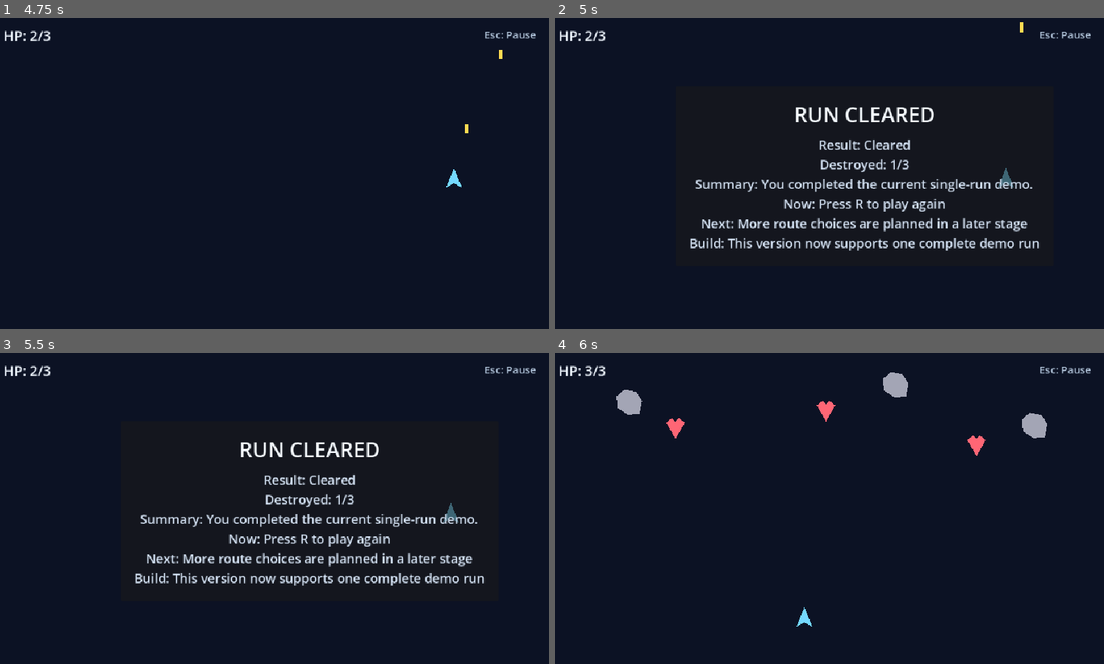
Above: before the commit, frames 1-4 (two rows, left to right).
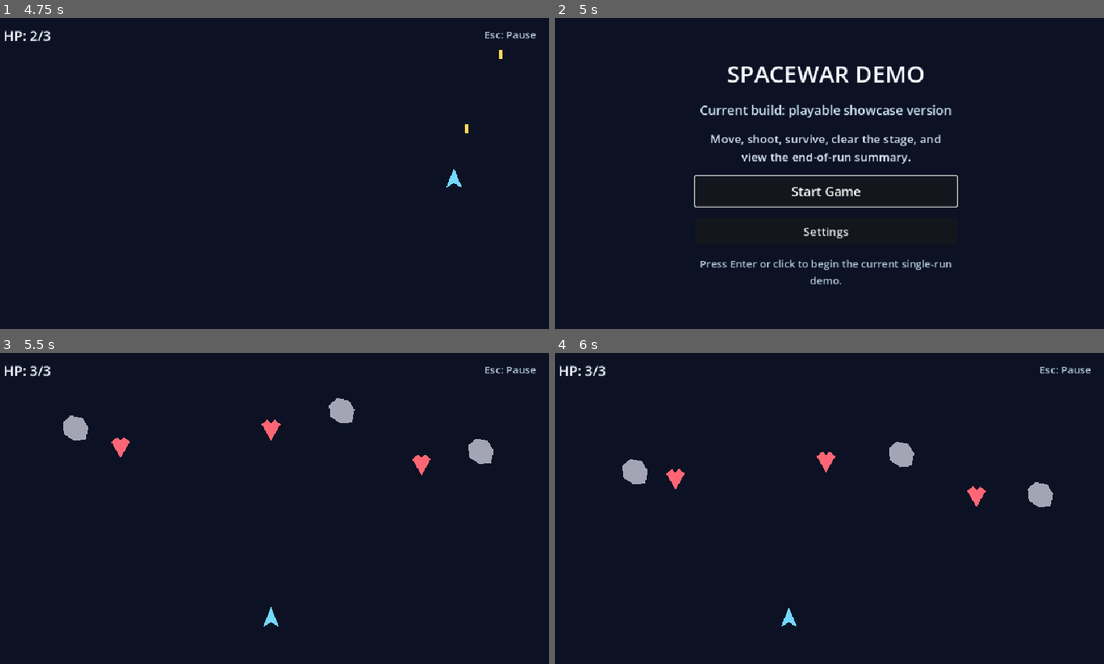
Above: after the commit, the same moments.

Repository: Drew-Z/game-next-spacewar
Game: Godot game, scene res://scenes/main_menu.tscn
The game is run twice, just before and just after one commit, with the same random seed, the same clock (stepped at 60 frames per second) and the same inputs.
Inputs (mouse positions are in pixels of both pictures, inside the frame that each line leads up to):
- Up to frame 1 (4.75 s): click "Start Game" at 0.5 s; tap Enter (ui_accept) at 1.25, 1.52, 2.27, 3.77, 4.52 s; hold Right (ui_right) 1.28-2.03 s; tap R at 1.35, 2.3, 2.85, 3.8 s; tap M at 1.55, 2.1, 3.05, 3.6, 4.55 s; hold Down (ui_down) 2.03-2.78 s; hold Right (ui_right) 2.78-3.53 s; hold Up (ui_up) 3.53-4.28 s; hold Left (ui_left) from 4.28 s (still down); hold Space from 4.28 s (still down)
- Up to frame 2 (5 s): keep holding Left (ui_left); keep holding Space; tap Escape at 4.9 s
- Up to frame 3 (5.5 s): release Left (ui_left) at 5 s; release Space at 5 s; click (269, 527) at 5 s, where only the run after the commit has a clickable "Start Game"
- Up to frame 4 (6 s): hold Left (ui_left) from 5.78 s (still down); tap R at 5.85 s

Frame 1 is identical in both runs. In frame 2, 8.8% of the frame differs, in the area x 0-98%, y 1-86%; in frame 3, 6.1%; in frame 4, 2.6%.
Error after the commit: Cannot call method 'set_input_as_handled' on a null value. (res://scripts/run_result.gd:31)

Commit message:
feat(results): add separate result screen flow

Diff:
--- a/scenes/main.tscn
+++ b/scenes/main.tscn
@@ -55,34 +55,6 @@
 text = "Esc: Pause"
 horizontal_alignment = 2
 
-[node name="ResultPanel" type="PanelContainer" parent="HUD"]
-visible = false
-offset_left = 220.0
-offset_top = 120.0
-offset_right = 740.0
-offset_bottom = 380.0
-
-[node name="MarginContainer" type="MarginContainer" parent="HUD/ResultPanel"]
-theme_override_constants/margin_left = 24
-theme_override_constants/margin_top = 24
-theme_override_constants/margin_right = 24
-theme_override_constants/margin_bottom = 24
-
-[node name="Content" type="VBoxContainer" parent="HUD/ResultPanel/MarginContainer"]
-theme_override_constants/separation = 12
-
-[node name="ResultTitle" type="Label" parent="HUD/ResultPanel/MarginContainer/Content"]
-theme_override_colors/font_color = Color(0.960784, 0.980392, 1, 1)
-theme_override_font_sizes/font_size = 36
-text = "RUN RESULT"
-horizontal_alignment = 1
-
-[node name="ResultBody" type="Label" parent="HUD/ResultPanel/MarginContainer/Content"]
-theme_override_colors/font_color = Color(0.835294, 0.890196, 0.960784, 1)
-theme_override_font_sizes/font_size = 22
-text = "Result: Cleared\nDestroyed: 0/0\nSummary: You completed the current single-run demo.\nNow: Press R to play again\nNext: More route choices are planned in a later stage\nBuild: This version now supports one complete demo run"
-horizontal_alignment = 1
-
 [node name="PausePanel" type="PanelContainer" parent="HUD"]
 visible = false
 offset_left = 260.0
--- /dev/null
+++ b/scenes/run_result.tscn
@@ -0,0 +1,74 @@
+[gd_scene load_steps=2 format=3]
+
+[ext_resource type="Script" path="res://scripts/run_result.gd" id="1"]
+
+[node name="RunResult" type="Control"]
+layout_mode = 3
+anchors_preset = 15
+anchor_right = 1.0
+anchor_bottom = 1.0
+grow_horizontal = 2
+grow_vertical = 2
+script = ExtResource("1")
+
+[node name="Background" type="ColorRect" parent="."]
+layout_mode = 1
+anchors_preset = 15
+anchor_right = 1.0
+anchor_bottom = 1.0
+grow_horizontal = 2
+grow_vertical = 2
+color = Color(0.0470588, 0.0705882, 0.141176, 1)
+
+[node name="MarginContainer" type="MarginContainer" parent="."]
+layout_mode = 1
+anchors_preset = 15
+anchor_right = 1.0
+anchor_bottom = 1.0
+grow_horizontal = 2
+grow_vertical = 2
+theme_override_constants/margin_left = 180
+theme_override_constants/margin_top = 90
+theme_override_constants/margin_right = 180
+theme_override_constants/margin_bottom = 90
+
+[node name="PanelContainer" type="PanelContainer" parent="MarginContainer"]
+layout_mode = 2
+
+[node name="MarginContainer" type="MarginContainer" parent="MarginContainer/PanelContainer"]
+layout_mode = 2
+theme_override_constants/margin_left = 24
+theme_override_constants/margin_top = 24
+theme_override_constants/margin_right = 24
+theme_override_constants/margin_bottom = 24
+
+[node name="Content" type="VBoxContainer" parent="MarginContainer/PanelContainer/MarginContainer"]
+layout_mode = 2
+theme_override_constants/separation = 16
+
+[node name="ResultTitle" type="Label" parent="MarginContainer/PanelContainer/MarginContainer/Content"]
+layout_mode = 2
+theme_override_colors/font_color = Color(0.960784, 0.980392, 1, 1)
+theme_override_font_sizes/font_size = 36
+text = "RUN RESULT"
+horizontal_alignment = 1
+
+[node name="ResultBody" type="Label" parent="MarginContainer/PanelContainer/MarginContainer/Content"]
+layout_mode = 2
+theme_override_colors/font_color = Color(0.835294, 0.890196, 0.960784, 1)
+theme_override_font_sizes/font_size = 22
+text = "Result: Unknown\nDestroyed: 0/0\nSummary: Run data is not ready yet.\nReplay: Press R or select Play Again\nMenu: Press M or select Return to Main Menu\nBuild: Showcase flow update pending"
+horizontal_alignment = 1
+autowrap_mode = 3
+
+[node name="ReplayButton" type="Button" parent="MarginContainer/PanelContainer/MarginContainer/Content"]
+custom_minimum_size = Vector2(0, 48)
+layout_mode = 2
+theme_override_font_sizes/font_size = 20
+text = "Play Again"
+
+[node name="MenuButton" type="Button" parent="MarginContainer/PanelContainer/MarginContainer/Content"]
+custom_minimum_size = Vector2(0, 48)
+layout_mode = 2
+theme_override_font_sizes/font_size = 20
+text = "Return to Main Menu"
--- a/scripts/main.gd
+++ b/scripts/main.gd
@@ -1,11 +1,10 @@
 extends Node2D
+
+const RUN_RESULT_SCENE_PATH := "res://scenes/run_result.tscn"
 
 @onready var player := $Player
 @onready var health_label := $HUD/HealthLabel as Label
 @onready var pause_hint_label := $HUD/PauseHintLabel as Label
-@onready var result_panel := $HUD/ResultPanel as PanelContainer
-@onready var result_title_label := $HUD/ResultPanel/MarginContainer/Content/ResultTitle as Label
-@onready var result_body_label := $HUD/ResultPanel/MarginContainer/Content/ResultBody as Label
 @onready var pause_panel := $HUD/PausePanel as PanelContainer
 @onready var continue_button := $HUD/PausePanel/MarginContainer/Content/ContinueButton as Button
 @onready var back_to_menu_button := $HUD/PausePanel/MarginContainer/Content/BackToMenuButton as Button
@@ -34,10 +33,7 @@
 	is_failed = false
 	is_paused = false
 	get_tree().paused = false
-	result_panel.visible = false
 	pause_panel.visible = false
-	result_title_label.text = ""
-	result_body_label.text = ""
 	pause_hint_label.visible = true
 	_on_player_health_changed(player.current_health, player.max_health)
 	_connect_clear_targets()
@@ -50,7 +46,7 @@
 func _on_player_defeated() -> void:
 	is_failed = true
 	_set_gameplay_active(false)
-	_show_result("RUN FAILED", "Result: Failed")
+	_go_to_result_screen("RUN FAILED", "Result: Failed")
 
 
 func _unhandled_input(event: InputEvent) -> void:
@@ -63,13 +59,6 @@
 			_pause_game()
 		get_viewport().set_input_as_handled()
 		return
-
-	if not (is_failed or is_cleared):
-		return
-	if event is InputEventKey and event.pressed and not event.echo and event.physical_keycode == KEY_R:
-		get_tree().paused = false
-		get_tree().call_deferred("reload_current_scene")
-
 
 func _connect_clear_targets() -> void:
 	var clear_targets := get_tree().get_nodes_in_group("clear_targets")
@@ -96,7 +85,7 @@
 	is_cleared = true
 	player.set_controls_enabled(false)
 	_set_gameplay_active(false)
-	_show_result("RUN CLEARED", "Result: Cleared")
+	_go_to_result_screen("RUN CLEARED", "Result: Cleared")
 
 
 func _set_gameplay_active(active: bool) -> void:
@@ -109,7 +98,7 @@
 			hazard.set_gameplay_active(active)
 
 
-func _show_result(title: String, outcome_text: String) -> void:
+func _go_to_result_screen(title: String, outcome_text: String) -> void:
 	var summary_text := "Summary: You completed the current single-run demo."
 	if is_failed:
 		summary_text = "Summary: Your ship was lost before the run was cleared."
@@ -117,16 +106,15 @@
 	if is_paused:
 		_resume_game()
 
-	result_title_label.text = title
-	result_body_label.text = "\n".join([
+	RunResultState.store_result(
+		title,
 		outcome_text,
-		"Destroyed: %d/%d" % [cleared_enemy_targets, total_enemy_targets],
+		cleared_enemy_targets,
+		total_enemy_targets,
 		summary_text,
-		"Now: Press R to play again",
-		"Next: More route choices are planned in a later stage",
-		"Build: This version now supports one complete demo run",
-	])
-	result_panel.visible = true
+		"Build: This version now supports a separate result screen"
+	)
+	get_tree().change_scene_to_file(RUN_RESULT_SCENE_PATH)
 
 
 func _pause_game() -> void:
--- /dev/null
+++ b/scripts/run_result.gd
@@ -0,0 +1,41 @@
+extends Control
+
+@onready var result_title_label := $MarginContainer/PanelContainer/MarginContainer/Content/ResultTitle as Label
+@onready var result_body_label := $MarginContainer/PanelContainer/MarginContainer/Content/ResultBody as Label
+@onready var replay_button := $MarginContainer/PanelContainer/MarginContainer/Content/ReplayButton as Button
+@onready var menu_button := $MarginContainer/PanelContainer/MarginContainer/Content/MenuButton as Button
+
+
+func _ready() -> void:
+	replay_button.pressed.connect(_on_replay_button_pressed)
+	menu_button.pressed.connect(_on_menu_button_pressed)
+	replay_button.grab_focus()
+	result_title_label.text = RunResultState.outcome_title
+	result_body_label.text = "\n".join([
+		RunResultState.outcome_text,
+		"Destroyed: %d/%d" % [RunResultState.destroyed_count, RunResultState.total_targets],
+		RunResultState.summary_text,
+		"Replay: Press R or select Play Again",
+		"Menu: Press M or select Return to Main Menu",
+		RunResultState.build_text,
+	])
+
+
+func _unhandled_input(event: InputEvent) -> void:
+	if event is InputEventKey and event.pressed and not event.echo:
+		if event.physical_keycode == KEY_R:
+			_on_replay_button_pressed()
+			get_viewport().set_input_as_handled()
+		elif event.physical_keycode == KEY_M or event.physical_keycode == KEY_ESCAPE:
+			_on_menu_button_pressed()
+			get_viewport().set_input_as_handled()
+
+
+func _on_replay_button_pressed() -> void:
+	RunResultState.reset()
+	get_tree().change_scene_to_file(RunResultState.GAME_SCENE_PATH)
+
+
+func _on_menu_button_pressed() -> void:
+	RunResultState.reset()
+	get_tree().change_scene_to_file(RunResultState.MENU_SCENE_PATH)
--- /dev/null
+++ b/scripts/run_result_state.gd
@@ -0,0 +1,30 @@
+extends RefCounted
+class_name RunResultState
+
+const GAME_SCENE_PATH := "res://scenes/main.tscn"
+const MENU_SCENE_PATH := "res://scenes/main_menu.tscn"
+
+static var outcome_title := "RUN RESULT"
+static var outcome_text := "Result: Unknown"
+static var destroyed_count := 0
+static var total_targets := 0
+static var summary_text := "Summary: Run data is not ready yet."
+static var build_text := "Build: Showcase flow update pending"
+
+
+static func store_result(title: String, outcome: String, destroyed: int, total: int, summary: String, build: String) -> void:
+	outcome_title = title
+	outcome_text = outcome
+	destroyed_count = destroyed
+	total_targets = total
+	summary_text = summary
+	build_text = build
+
+
+static func reset() -> void:
+	outcome_title = "RUN RESULT"
+	outcome_text = "Result: Unknown"
+	destroyed_count = 0
+	total_targets = 0
+	summary_text = "Summary: Run data is not ready yet."
+	build_text = "Build: Showcase flow update pending"
Not shown, changed: README.md
Not shown, changed: docs/roadmap.md
Not shown, changed: docs/task-board.md
Not shown, changed: docs/test-checklist.md
